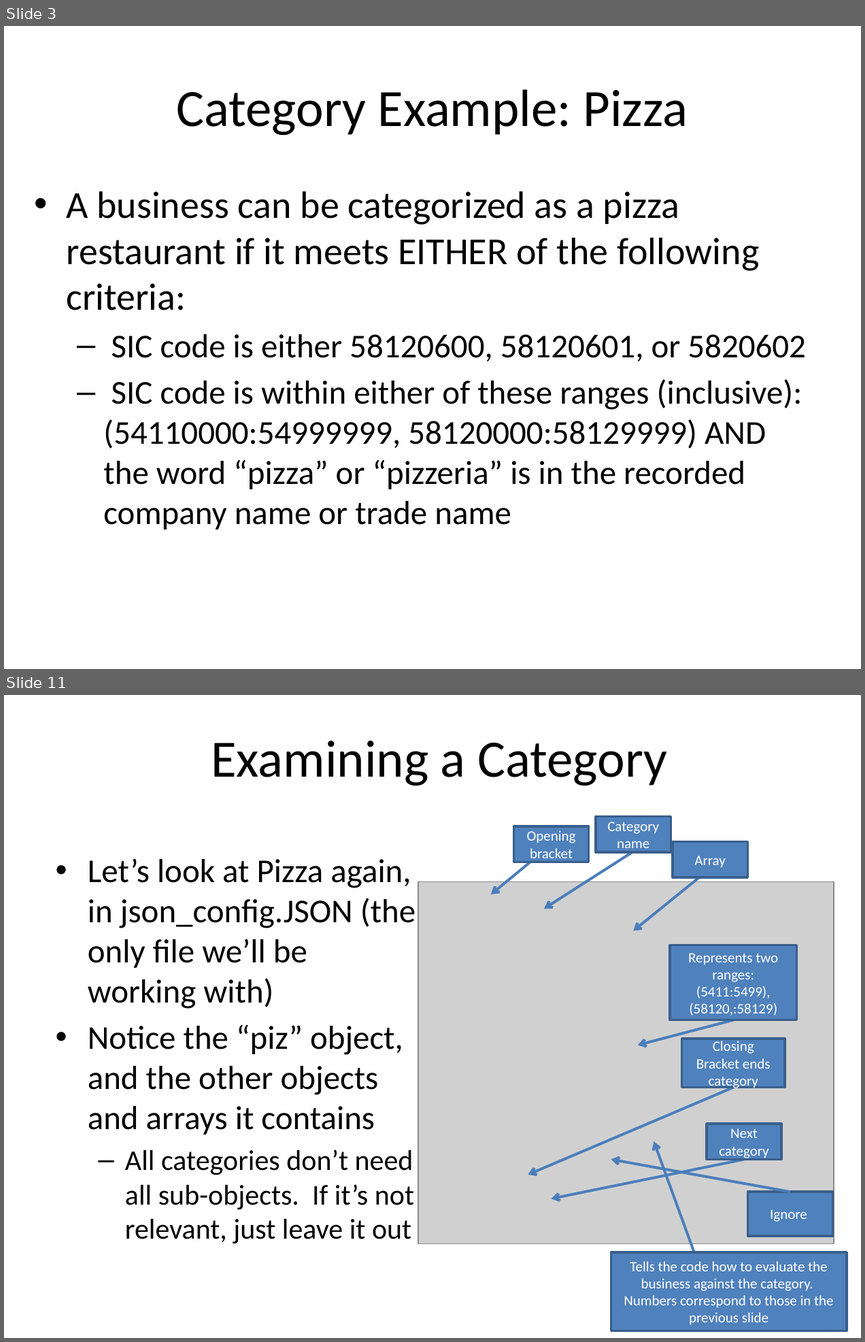
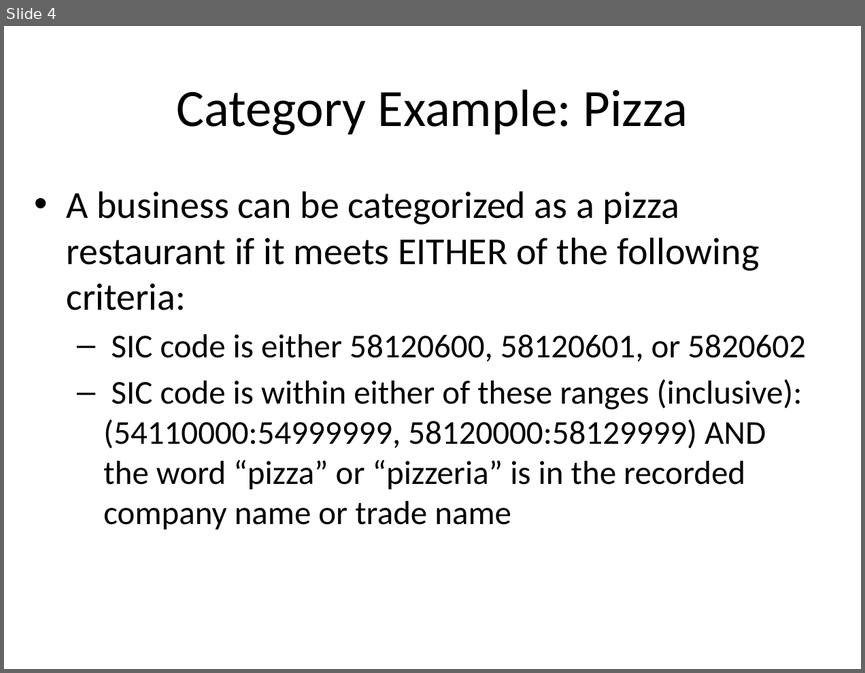
Before and after one commit to RECVD/nets_wrangle, a slide deck: How to Create Your Own NETS Classification Category.pptx. Shown one above the other, each under a label of ours: slides 3 and 11 before the commit, slide 4 after it; the slides between them are not shown. The pictures are 865x1342 and 865x673 pixels, drawn with LibreOffice and Linux fonts; fonts in the diff are those of the drawing; grey boxes stand for pictures. Boxes give left, top, right and bottom in pixels: in the first picture for what was removed or moved away, otherwise in the second. Text is boxed around its words. In the diff, an @@ line names an element or a change of style, - is before the commit and + after.

Commit message:
powerpoint detailing category design

```diff
--- a/How to Create Your Own NETS Classification Category.pptx
+++ b/How to Create Your Own NETS Classification Category.pptx
@@ slide 11 removed at (4,695,861,1338), background #FFFFFF @@
@@ title removed at (211,741,667,786) @@
-Examining a Category
@@ rectangle removed at (596,817,672,853) @@
-Category name
@@ rectangle removed at (514,826,589,862) @@
-Opening bracket
@@ arrow removed from (633, 852) to (544, 909) @@
@@ rectangle removed at (672,841,748,877) @@
-Array
@@ text removed at (88,858,415,1244) @@
-• Let’s look at Pizza again, in json_config.JSON (the only file we’ll be working with)
-• Notice the “piz” object, and the other objects and arrays it contains
-  – All categories don’t need all sub-objects. If it’s not relevant, just leave it out
@@ arrow removed from (531, 861) to (491, 895) @@
@@ arrow removed from (708, 870) to (633, 930) @@
@@ picture removed at (418,882,834,1243) @@
@@ rectangle removed at (670,945,797,1021) @@
-Represents two ranges: (5411:5499), (58120,:58129)
@@ arrow removed from (733, 1020) to (637, 1045) @@
@@ rectangle removed at (682,1038,785,1087) @@
-Closing Bracket ends category
@@ arrow removed from (733, 1087) to (528, 1174) @@
@@ arrow removed from (696, 1259) to (653, 1141) @@
@@ rectangle removed at (706,1123,782,1159) @@
-Next category
@@ arrow removed from (745, 1159) to (551, 1199) @@
@@ arrow removed from (789, 1192) to (611, 1159) @@
@@ rectangle removed at (748,1192,834,1236) @@
-Ignore
@@ rectangle removed at (611,1252,847,1331) @@
-Tells the code how to evaluate the business against the category. Numbers correspond to those in the previous slide
@@ what was slide 3 is now slide 4 @@
```
Also in this commit, not shown: 7 slides changed, 4 slides added, 4 other slides removed.
